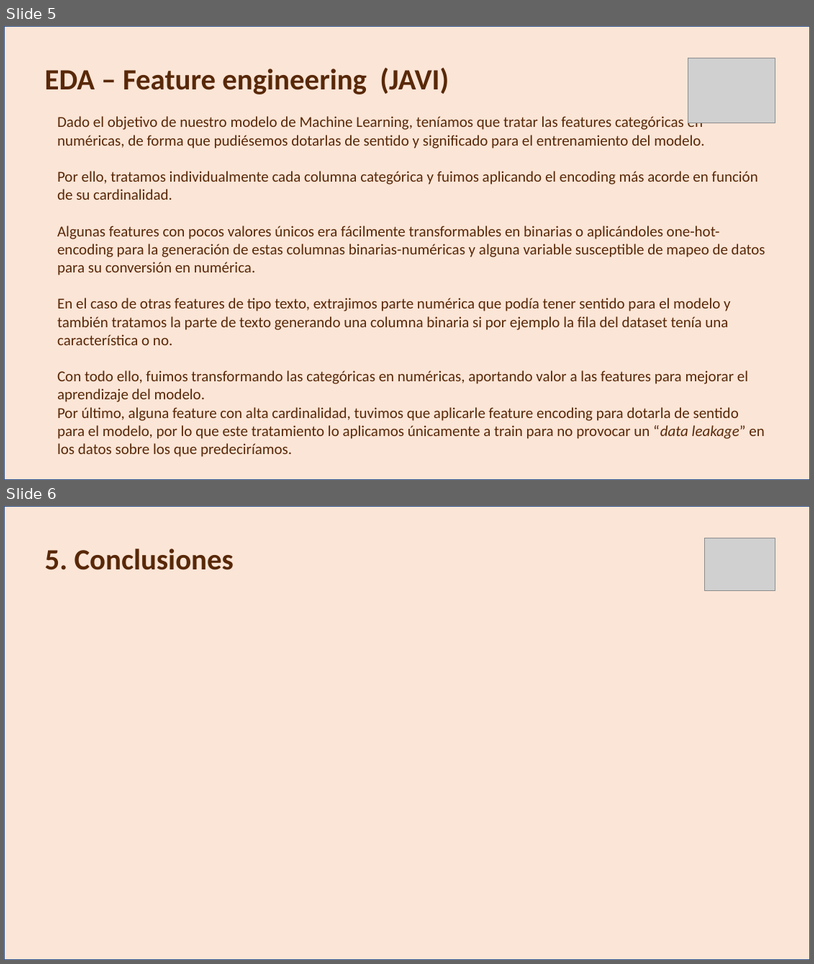
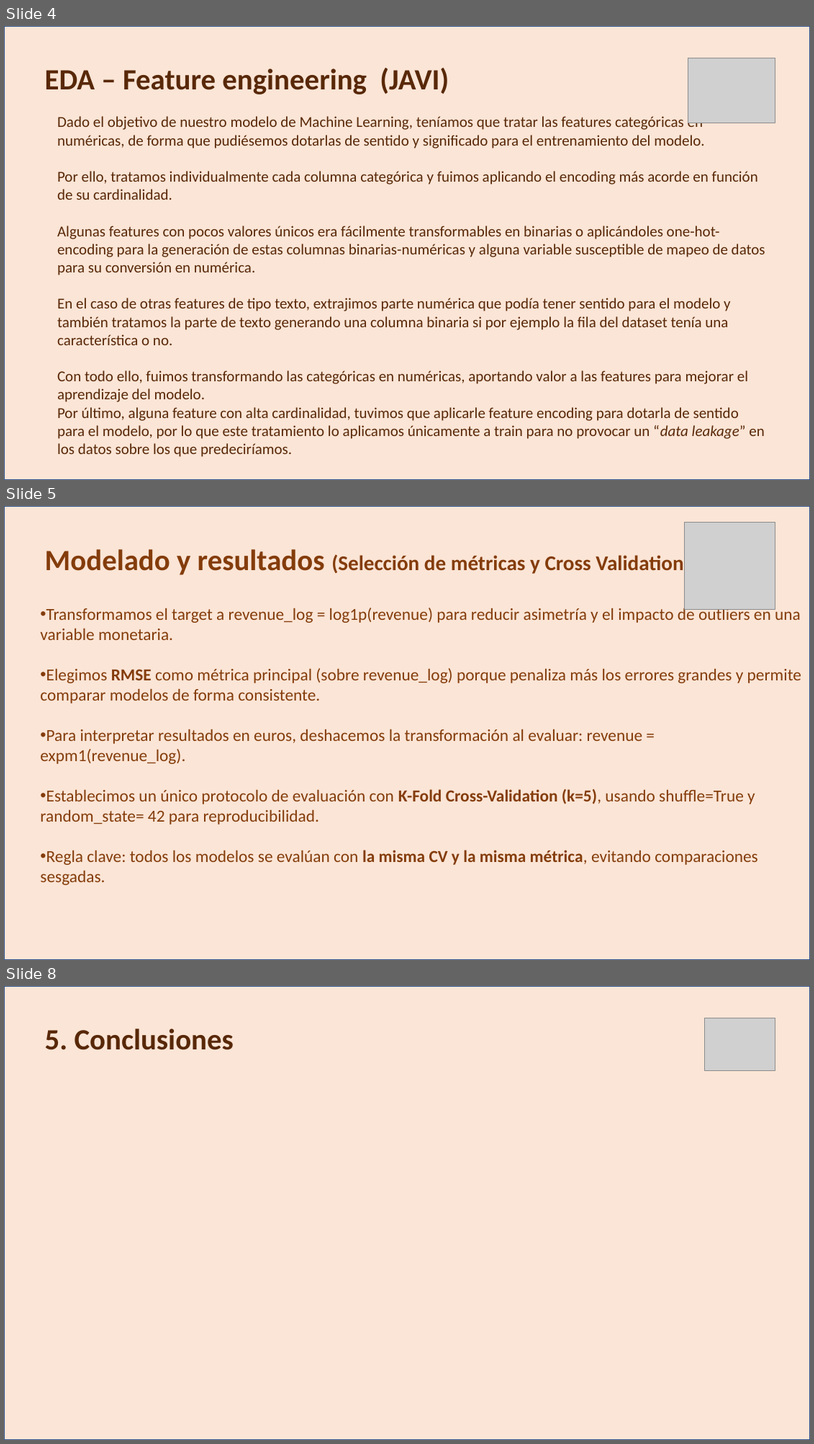
Before and after one commit to HimuraFresh/ML_-Grupo_1-, a slide deck: ML_ppt.pptx. Shown one above the other, each under a label of ours: slides 5 and 6 before the commit, slides 4, 5 and 8 after it; the slides between them are not shown. The pictures are 814x964 and 814x1444 pixels, drawn with LibreOffice and Linux fonts; fonts in the diff are those of the drawing; grey boxes stand for pictures. Boxes give left, top, right and bottom in pixels: in the first picture for what was removed or moved away, otherwise in the second. Text is boxed around its words. In the diff, an @@ line names an element or a change of style, - is before the commit and + after.

```diff
--- a/ML_ppt.pptx
+++ b/ML_ppt.pptx
@@ slide 5 added at (4,506,810,960), background #FFFFFF @@
@@ rectangle added at (4,506,810,960), fill #FBE5D6, outline #325490 1 pt @@
@@ picture added at (685,522,776,609) @@
@@ text added at (45,549,690,575), 25 pt, text #843C0B, bold @@
+Modelado y resultados (Selección de métricas y Cross Validation)
@@ text added at (40,605,802,885), 20 pt, text #843C0B @@
+• Transformamos el target a revenue_log = log1p(revenue) para reducir asimetría y el impacto de outliers en una variable monetaria.
+• Elegimos RMSE como métrica principal (sobre revenue_log) porque penaliza más los errores grandes y permite comparar modelos de forma consistente.
+• Para interpretar resultados en euros, deshacemos la transformación al evaluar: revenue = expm1(revenue_log).
+• Establecimos un único protocolo de evaluación con K-Fold Cross-Validation (k=5), usando shuffle=True y random_state= 42 para reproducibilidad.
+• Regla clave: todos los modelos se evalúan con la misma CV y la misma métrica, evitando comparaciones sesgadas.
@@ what was slide 5 is now slide 4 @@
@@ what was slide 6 is now slide 8 @@
```
Also in this commit, not shown: 2 other slides added, 1 slide removed.
